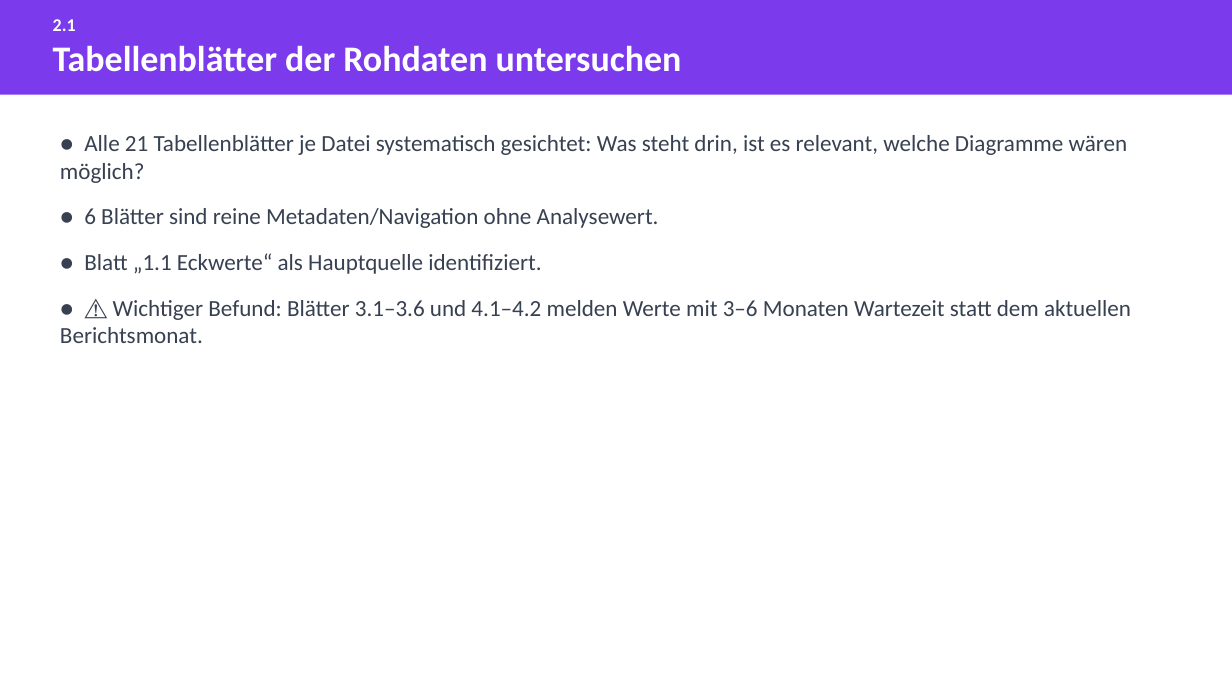
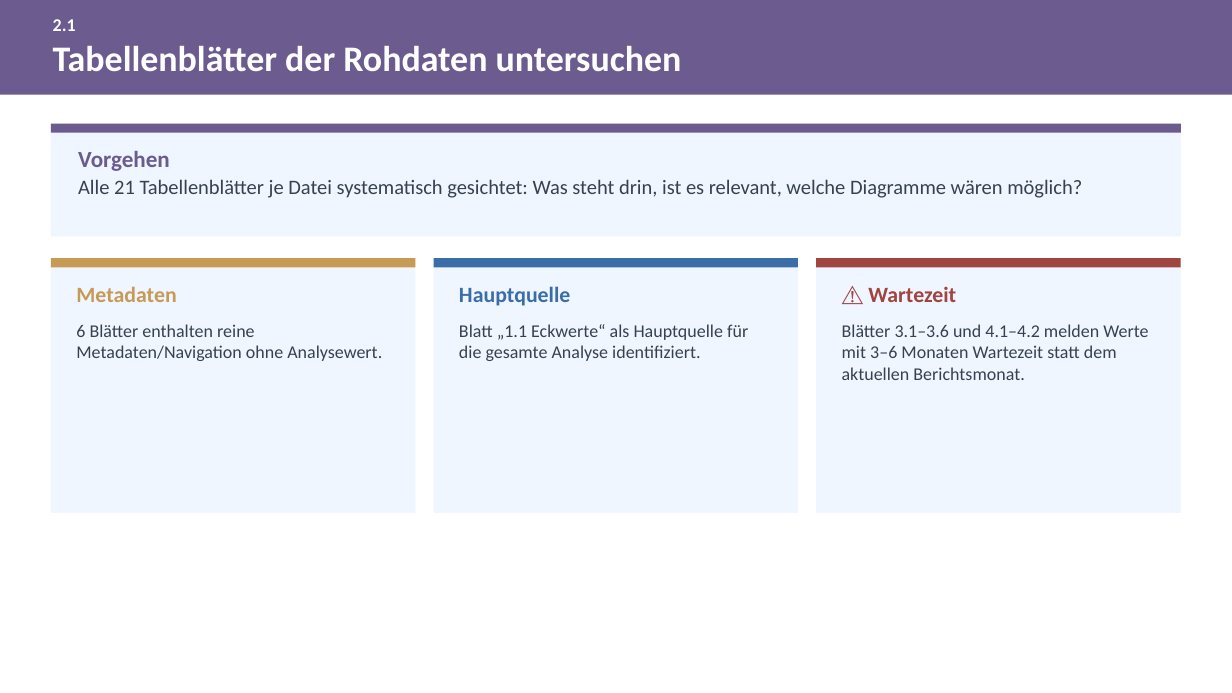
Before and after one commit to eufunk/arbeitsmarkt-regensburg, a slide deck: slide 7 of Dok/Projektpraesentation.pptx. Drawn at 1232x693 pixels with LibreOffice and Linux fonts; fonts in the diff are those of the drawing. Boxes give left, top, right and bottom in pixels: in the first picture for what was removed or moved away, otherwise in the second. Text is boxed around its words. In the diff, an @@ line names an element or a change of style, - is before the commit and + after.

```diff
--- a/Dok/Projektpraesentation.pptx
+++ b/Dok/Projektpraesentation.pptx
@@ rectangle at (0, 0, 1231, 94): fill #7C3AED to #6B5B8F @@
@@ rectangle added at (51, 124, 1180, 236), fill #EFF6FF @@
@@ rectangle added at (51, 124, 1180, 133), fill #6B5B8F @@
@@ text added at (78, 151, 170, 171), 18 pt, text #6B5B8F, bold @@
+Vorgehen
@@ text added at (78, 179, 1082, 198), 16 pt, text #374151 @@
+Alle 21 Tabellenblätter je Datei systematisch gesichtet: Was steht drin, ist es relevant, welche Diagramme wären möglich?
@@ rectangle added at (51, 259, 415, 513), fill #EFF6FF @@
@@ rectangle added at (51, 259, 415, 268), fill #C79A56 @@
@@ rectangle added at (433, 259, 797, 513), fill #EFF6FF @@
@@ rectangle added at (433, 259, 797, 268), fill #3B6EA8 @@
@@ rectangle added at (815, 259, 1179, 513), fill #EFF6FF @@
@@ rectangle added at (815, 259, 1179, 268), fill #A0453F @@
@@ text added at (76, 286, 176, 302), 17 pt, text #C79A56, bold @@
+Metadaten
@@ text added at (459, 286, 570, 306), 17 pt, text #3B6EA8, bold @@
+Hauptquelle
@@ text added at (868, 286, 956, 302), 17 pt, text #A0453F, bold @@
+⚠️ Wartezeit
@@ text added at (76, 324, 382, 361), 14 pt, text #374151 @@
+6 Blätter enthalten reine Metadaten/Navigation ohne Analysewert.
@@ text added at (459, 324, 748, 361), 14 pt, text #374151 @@
+Blatt „1.1 Eckwerte“ als Hauptquelle für die gesamte Analyse identifiziert.
@@ text at (842, 324, 1148, 380): text changed; size 18 to 14 pt @@
-● Alle 21 Tabellenblätter je Datei systematisch gesichtet: Was steht drin, ist es relevant, welche Diagramme wären möglich?
-● 6 Blätter sind reine Metadaten/Navigation ohne Analysewert.
-● Blatt „1.1 Eckwerte“ als Hauptquelle identifiziert.
-● ⚠️ Wichtiger Befund: Blätter 3.1–3.6 und 4.1–4.2 melden Werte mit 3–6 Monaten Wartezeit statt dem aktuellen Berichtsmonat.
+Blätter 3.1–3.6 und 4.1–4.2 melden Werte mit 3–6 Monaten Wartezeit statt dem aktuellen Berichtsmonat.
```
Also in this commit, not shown: 29 other slides changed, 35 slides added, 23 other files.
